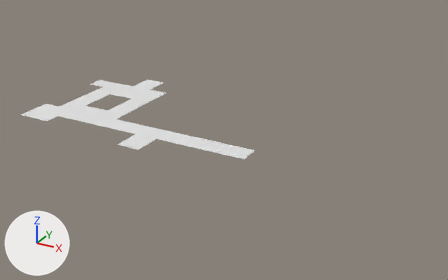
Renders of the FBX model Assets/3D/LV1/Sol1_Lv1.fbx from each side of a commit.
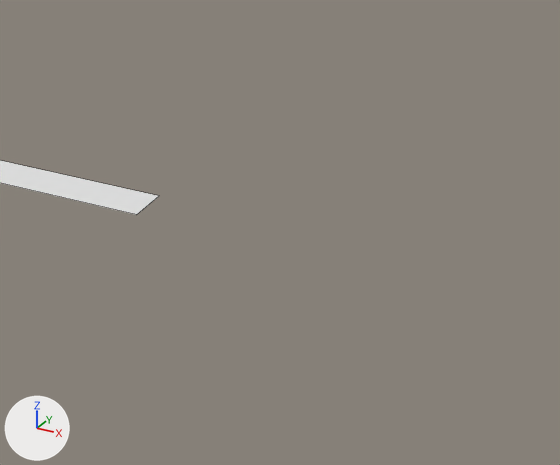
Each version appears first whole from a 50 mm camera at (123.4, -222.6, 74.8) aimed at (41.7, -74.0, 0.6), and next in a close-up on the part from 40% to 100% of the width and 20% to 100% of the height. Every picture has the same lights, and +X, +Y and +Z are marked at lower left. The first two pictures are the older version. The close-ups show mesh edges as thin lines. Where no turn or scale is listed for an object, it has been applied to the vertices.
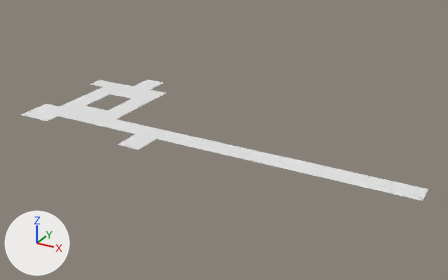
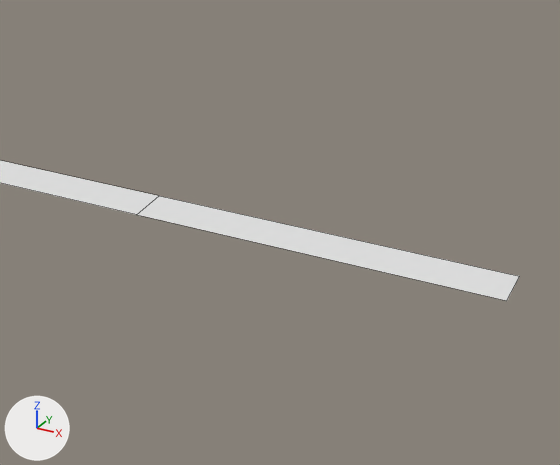
Boxes [x1, y1, x2, y2] around the edits, measured in the close-ups (560 x 465 px):
```json
{"object": "Plane.005", "change": "reshaped", "before": [0, 160, 159, 215], "after": [0, 160, 520, 301]}
{"part": 1, "of": "me_plane_005", "change": "added", "after": [137, 196, 520, 301]}
```

Edits to the scene script, one JSON object a line:
```json
{"block": "me_plane_005", "where": "# used by ob_plane_005; location = (-3.0, -75.0, 4.1)"}
{"block": "me_plane_005", "where": "# verts and faces of me_plane_005; kept vertices keep their numbers, new ones are numbered from 38"}
{"block": "me_plane_005", "where": "# before: 10 (59.4, -14.8, 0.0) at pixel (136, 214), 11 (59.4, -8.3, 0.0) at pixel (159, 195)"}
{"op": "remove", "block": "me_plane_005", "code": "me_plane_005.from_pydata(...)  # 38 vertices, 21 faces; spans x -17.1..59.4, y -23.4..28.5, z 0.0"}
{"op": "add", "block": "me_plane_005", "code": "me_plane_005.from_pydata(...)  # 40 vertices, 22 faces; spans x -17.1..105.8, y -23.4..28.5, z 0.0"}
{"block": "me_plane_005", "change": "me_plane_005 part 1"}
{"op": "add", "block": "me_plane_005", "code": "verts[38] = (105.8, -14.8, 0.0)  # pixel (506, 300)"}
{"op": "add", "block": "me_plane_005", "code": "verts[39] = (105.8, -8.3, 0.0)  # pixel (519, 276)"}
{"op": "add", "block": "me_plane_005", "code": "faces += [(10, 38, 39, 11)]"}
```
